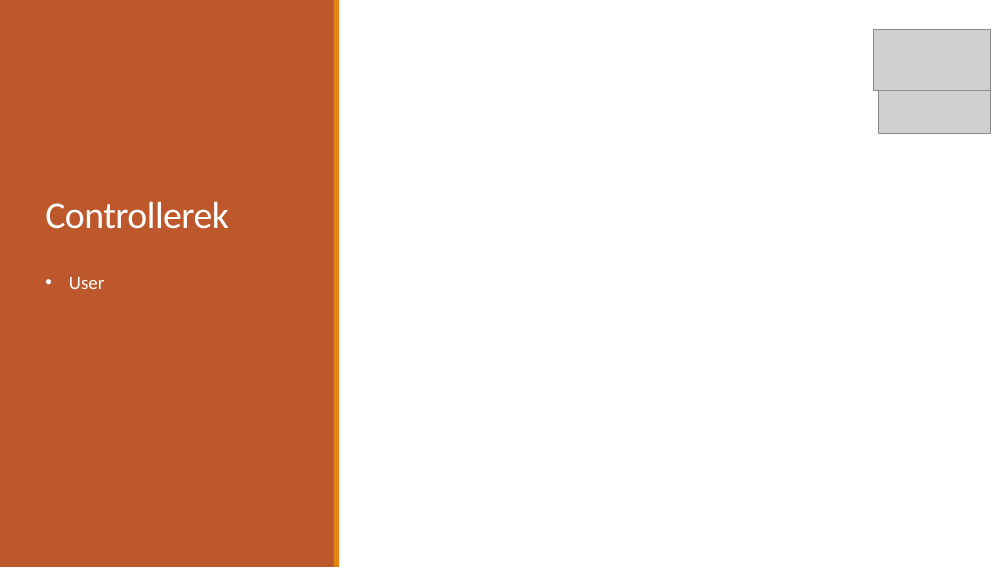
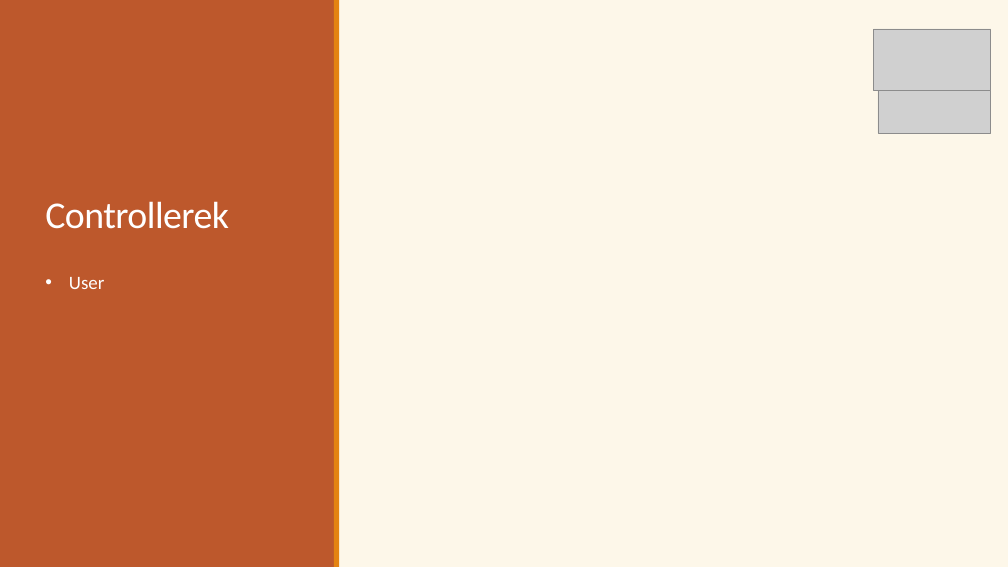
Before and after one commit to Ella50/13_S1_1_vizsgaremek, a slide deck: slide 9 of Dokumentációhoz/Prezentáció/eMenza_AtkariAriella_FarkasDominik.pptx. Drawn at 1008x567 pixels with LibreOffice and Linux fonts; fonts in the diff are those of the drawing; grey boxes stand for pictures. Boxes give left, top, right and bottom in pixels: in the first picture for what was removed or moved away, otherwise in the second. Text is boxed around its words. In the diff, an @@ line names an element or a change of style, - is before the commit and + after.

```diff
--- a/Dokumentációhoz/Prezentáció/eMenza_AtkariAriella_FarkasDominik.pptx
+++ b/Dokumentációhoz/Prezentáció/eMenza_AtkariAriella_FarkasDominik.pptx
@@ background #FFFFFF to #FDF7E9 @@
```
Also in this commit, not shown: 2 other slides changed, 16 other files.
